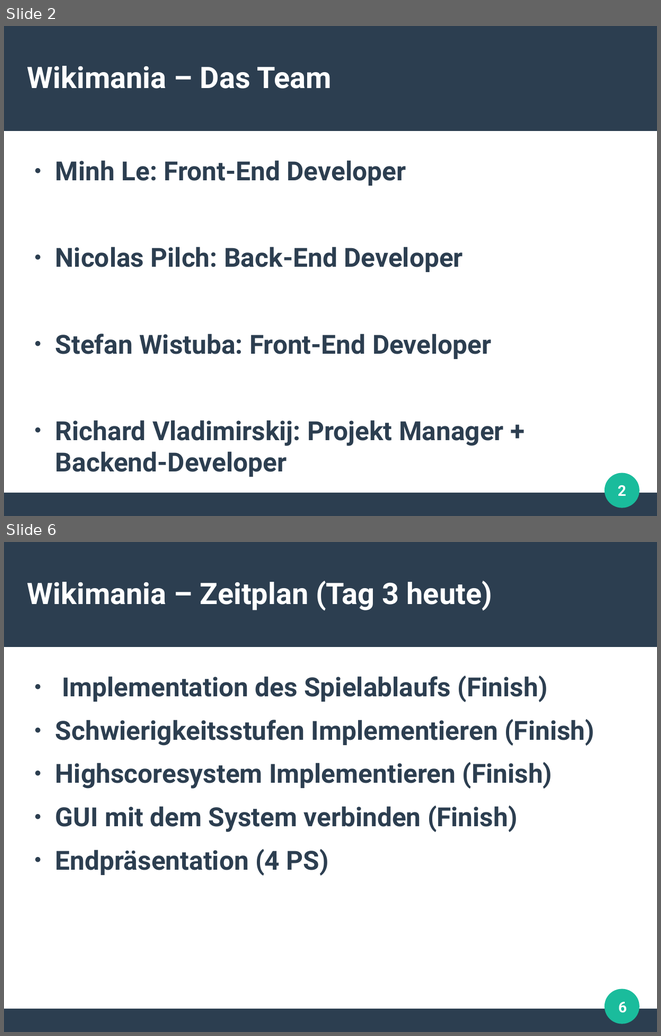
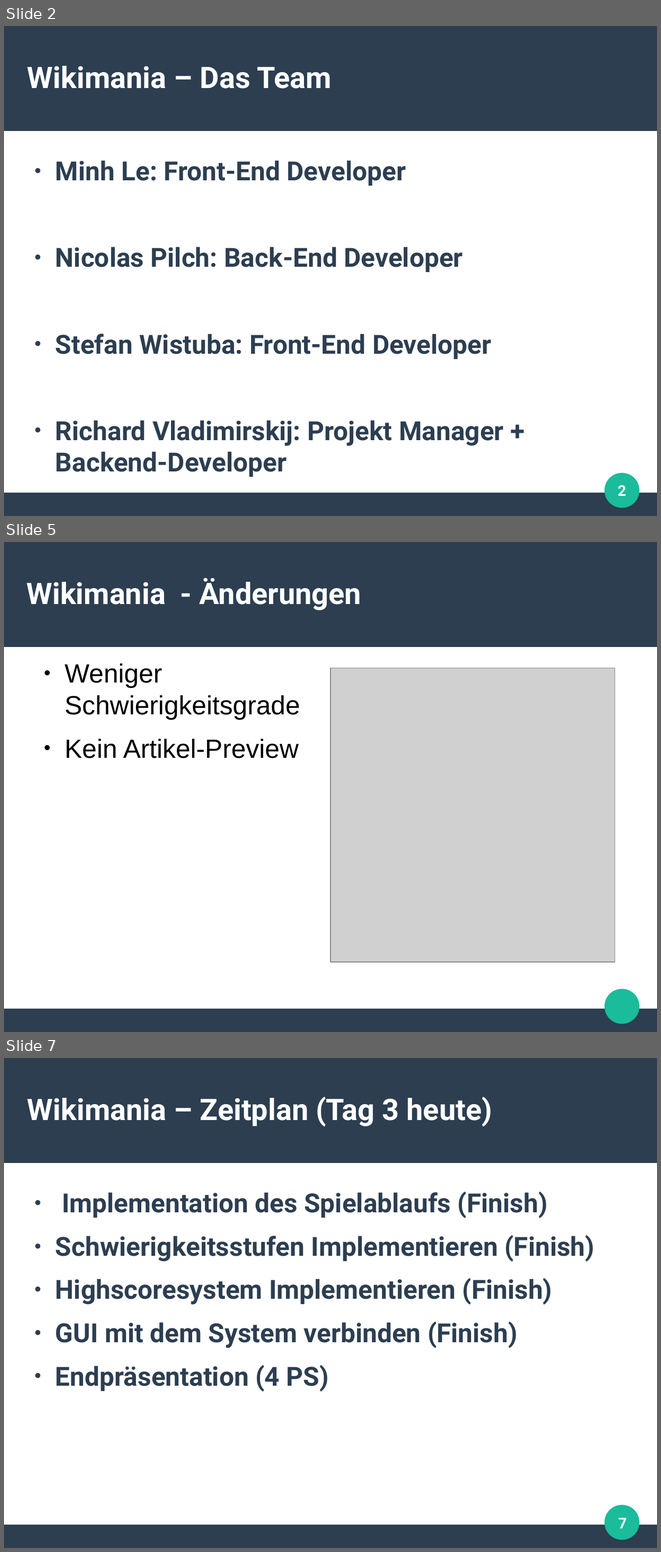
Before and after one commit to limecakeio/wikimania, a slide deck: Docs/StatusReport2.odp. Shown one above the other, each under a label of ours: slides 2 and 6 before the commit, slides 2, 5 and 7 after it; the slides between them are not shown. The pictures are 661x1036 and 661x1552 pixels, drawn with LibreOffice and Linux fonts; fonts in the diff are those of the drawing; grey boxes stand for pictures. Boxes give left, top, right and bottom in pixels: in the first picture for what was removed or moved away, otherwise in the second. Text is boxed around its words. In the diff, an @@ line names an element or a change of style, - is before the commit and + after.

```diff
--- a/Docs/StatusReport2.odp
+++ b/Docs/StatusReport2.odp
@@ slide 5 added at [4,542,657,1032], background #FFFFFF; not listed: 3 template elements that a slide beside it also shows @@
@@ title added at [26,578,361,610], 36 pt, text #FFFFFF, bold @@
+Wikimania - Änderungen
@@ text added at [64,663,300,758], 32 pt, text #000000 @@
+● Weniger Schwierigkeitsgrade
+● Kein Artikel-Preview
@@ picture added at [330,668,615,962] @@
@@ what was slide 6 is now slide 7 @@
@@ page number at [618,1518,627,1528]: text changed @@
-6
+7
```
Also in this commit, not shown: 2 slides changed, 1 other slide added, 1 slide removed, 1 other file.
